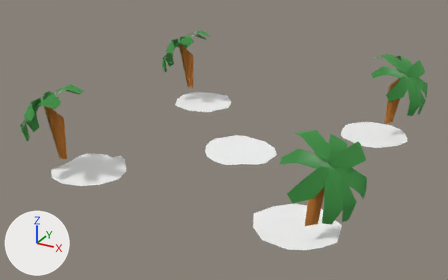
An edit to the glTF model assets/old_gods/map2.glb, drawn before and after from the same camera.
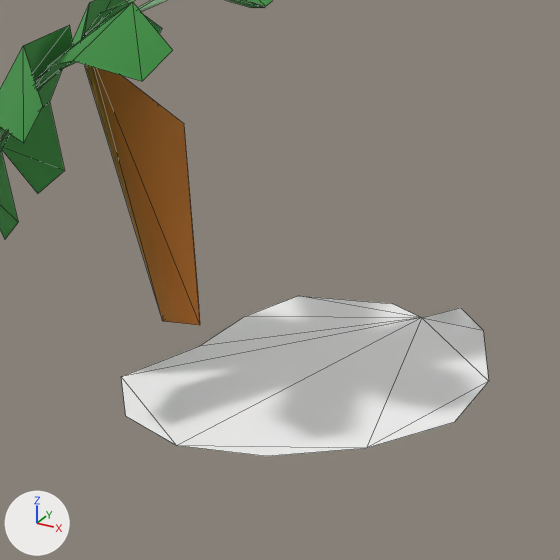
The first picture shows the older version from a camera (50 mm lens) standing at (1.85, -3.61, 1.76) and looking at (-0.05, -0.15, 0.03). The close-ups show both versions on the part from 6% to 31% of the width and 33% to 74% of the height of that picture; other places that the commit changed are outside them. The lights are fixed; the arrows at lower left show +X, +Y and +Z. The close-ups show mesh edges as thin lines. Where no turn or scale is listed for an object, it has been applied to the vertices. Vertices at the same position are counted once.

The first close-up shows 'Cylinder.005', 'Palm_Tree.001'.
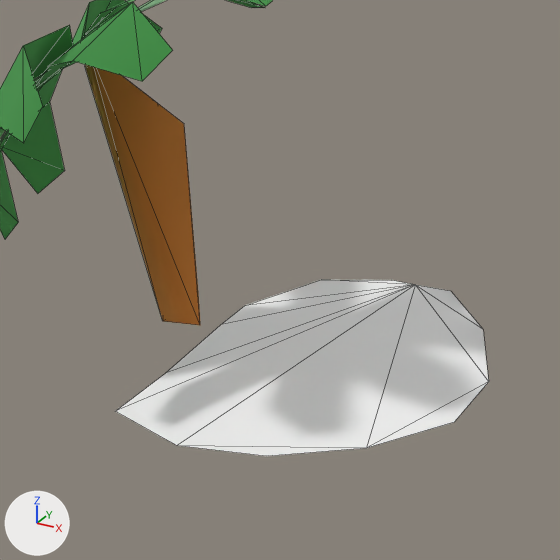
Boxes [x1, y1, x2, y2] around the edits, measured in the close-ups (560 x 560 px; the box of a moved part takes in the faces that stretch with it):
'Cylinder.005', reshaped (10% taller): before [121, 296, 489, 456]; after [116, 280, 489, 456]
part 1 of me_cylinder_006, moved or reshaped: before [121, 296, 489, 448]; after [116, 280, 489, 448]

The change in detail:
me_cylinder_006 has 14 vertices, 12 faces and spans x -0.22..0.266, y -0.253..0.255, z -0.019..0.023.
me_cylinder_006 is used by ob_cylinder_005; location (-0.75, -0.75, -0.101).
Part 1, on me_cylinder_006:
Vertex 0 of me_cylinder_006 moves from (-0.002, 0.246, -0.019) at pixel (421, 317) to (-0.012, 0.25, 0.03) at pixel (415, 284).
Vertex 1 of me_cylinder_006 moves from (0.083, 0.231, 0.023) at pixel (460, 307) to (0.039, 0.266, 0.025) at pixel (450, 290).
Vertex 2 of me_cylinder_006 moves from (0.142, 0.204, 0.012) at pixel (483, 330) to (0.14, 0.207, 0.012) at pixel (483, 329).
Vertex 3 of me_cylinder_006 moves from (0.232, 0.097, 0.0) at pixel (488, 381) to (0.232, 0.097, -0.001) at pixel (488, 381).
Vertex 8 of me_cylinder_006 moves from (-0.131, -0.222, 0.0) at pixel (125, 416) to (-0.175, -0.197, -0.015) at pixel (115, 411).
Vertex 9 of me_cylinder_006 moves from (-0.22, -0.136, 0.0) at pixel (121, 376) to (-0.188, -0.084, -0.01) at pixel (165, 373).
Vertex 10 of me_cylinder_006 moves from (-0.183, -0.018, 0.006) at pixel (199, 346) to (-0.193, 0.038, 0.013) at pixel (220, 324).
Vertex 11 of me_cylinder_006 moves from (-0.217, 0.112, -0.01) at pixel (244, 316) to (-0.227, 0.125, 0.0) at pixel (244, 305).
Vertex 12 of me_cylinder_006 moves from (-0.181, 0.188, 0.0) at pixel (297, 295) to (-0.151, 0.207, 0.025) at pixel (321, 279).
Vertex 13 of me_cylinder_006 moves from (-0.063, 0.255, -0.013) at pixel (392, 303) to (-0.061, 0.257, 0.024) at pixel (391, 280).
